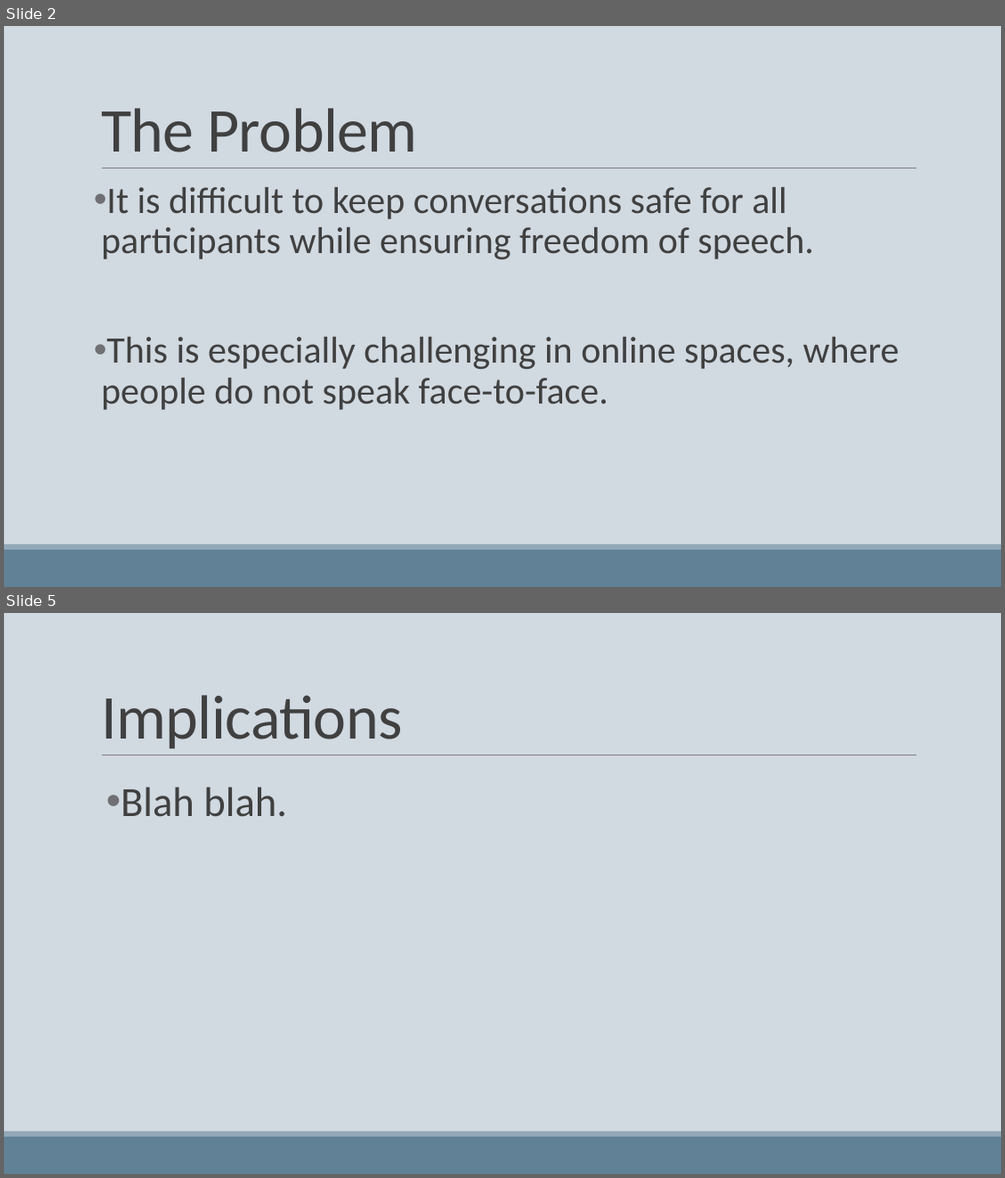
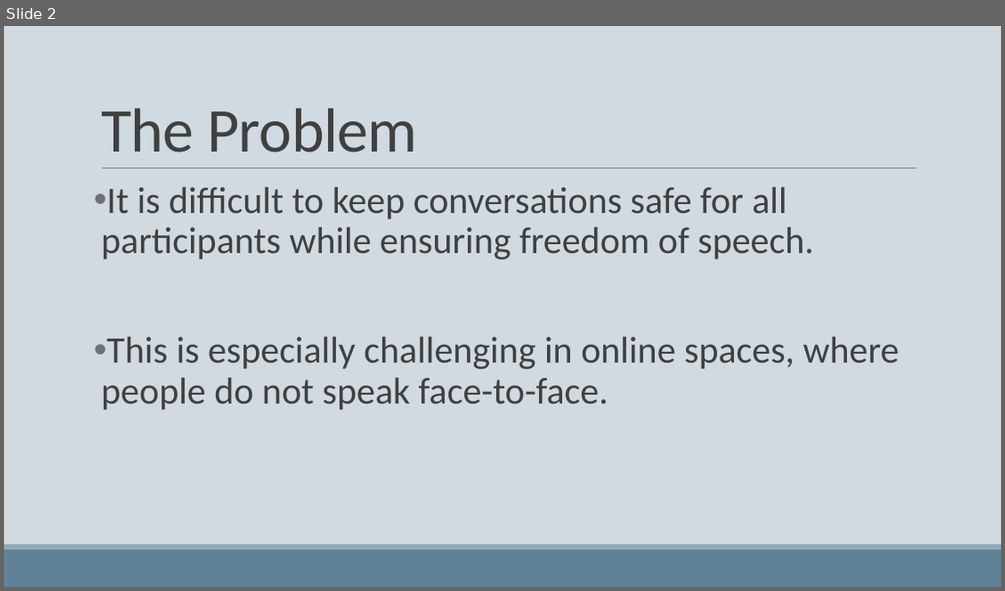
Before and after one commit to michizhou/toxic-comments-kaggle, a slide deck: hackathon_presentation.pptx. Shown one above the other, each under a label of ours: slides 2 and 5 before the commit, slide 2 after it; the slides between them are not shown. The pictures are 1005x1178 and 1005x591 pixels, drawn with LibreOffice and Linux fonts; fonts in the diff are those of the drawing. Boxes give left, top, right and bottom in pixels: in the first picture for what was removed or moved away, otherwise in the second. Text is boxed around its words. In the diff, an @@ line names an element or a change of style, - is before the commit and + after.

```diff
--- a/hackathon_presentation.pptx
+++ b/hackathon_presentation.pptx
@@ slide 5 removed at (4,613,1001,1174), background #D1D9E1; not listed: 3 template elements that a slide beside it also shows @@
@@ title removed at (101,695,402,749) @@
-Implications
@@ text removed at (121,787,287,817) @@
-• Blah blah.
```
Also in this commit, not shown: 1 slide changed, 5 slides added, 1 other slide removed, 1 other file.
